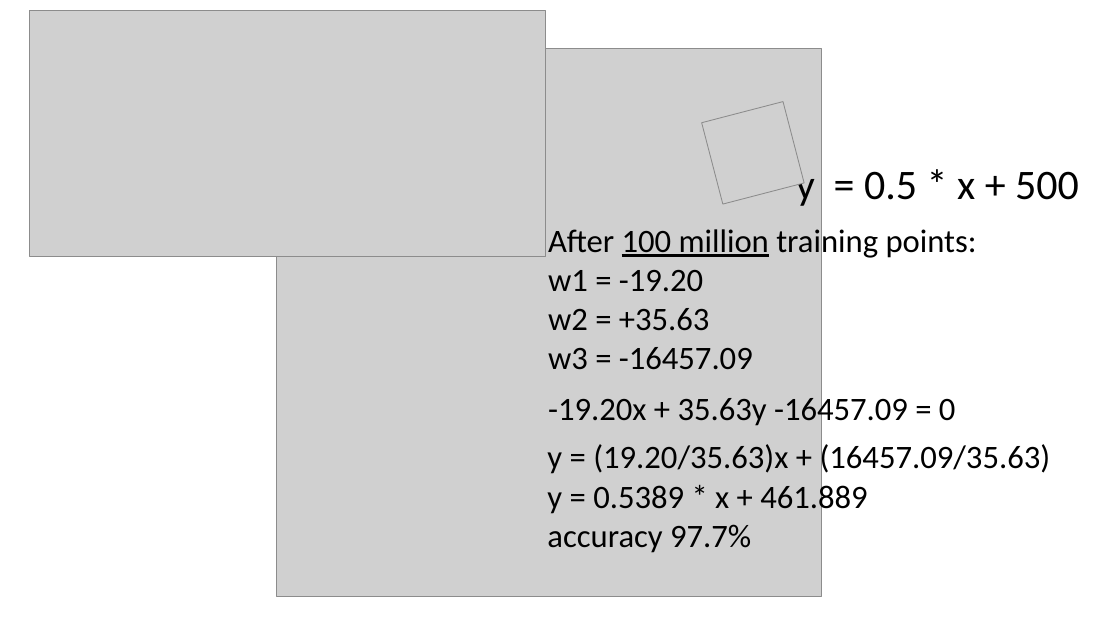
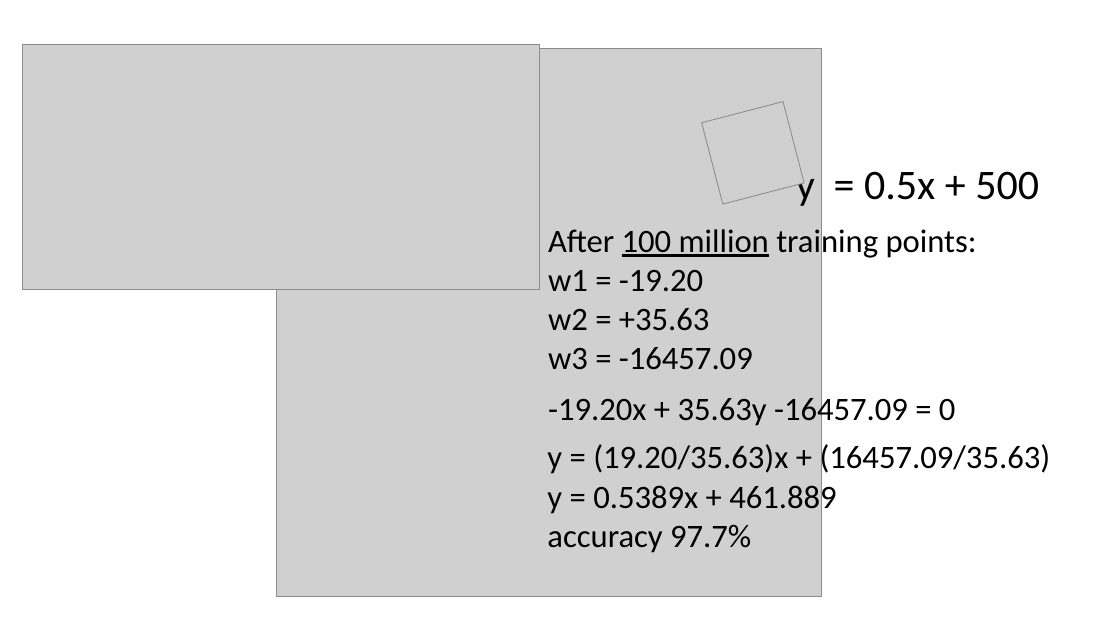
Before and after one commit to mdcramer/Simple-Perceptron-Network, a slide deck: slide 10 of Simple Perceptron Networks.pptx. Drawn at 1120x630 pixels with LibreOffice and Linux fonts; fonts in the diff are those of the drawing; grey boxes stand for pictures. Boxes give left, top, right and bottom in pixels: in the first picture for what was removed or moved away, otherwise in the second. Text is boxed around its words. In the diff, an @@ line names an element or a change of style, - is before the commit and + after.

```diff
--- a/Simple Perceptron Networks.pptx
+++ b/Simple Perceptron Networks.pptx
@@ picture: place and size @@
-picture at [29,11,546,257]
+picture at [23,44,539,290]
@@ text at [796,164,1039,206]: text changed @@
-y = 0.5 * x + 500
+y = 0.5x + 500
@@ text at [547,481,836,516]: text changed @@
-y = 0.5389 * x + 461.889
+y = 0.5389x + 461.889
```
Also in this commit, not shown: 5 other slides changed, 11 slides added, 1 other file.
